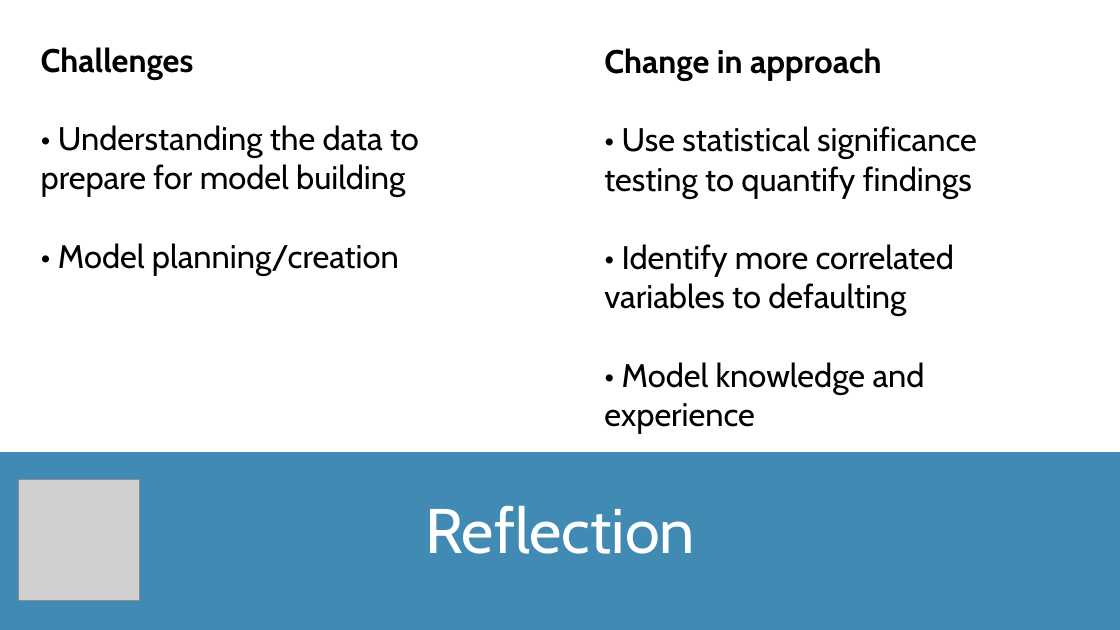
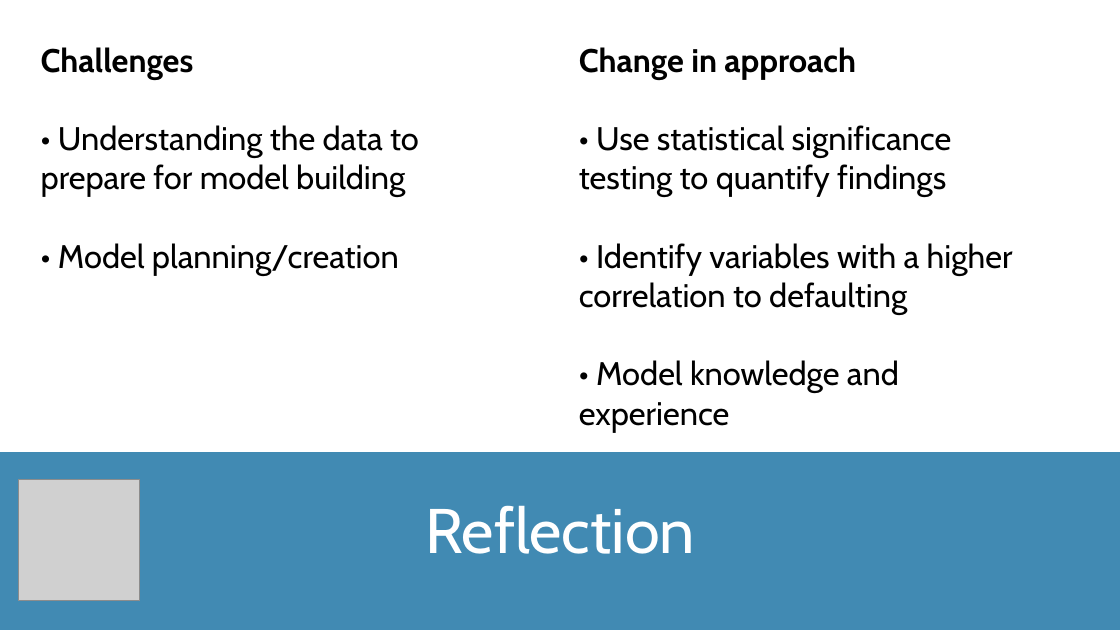
Before and after one commit to TomW49/final_proj_cc, a slide deck: slide 13 of documentation/loan_defaults_presentation.pptx. Drawn at 1120x630 pixels with LibreOffice and Linux fonts; fonts in the diff are those of the drawing; grey boxes stand for pictures. Boxes give left, top, right and bottom in pixels: in the first picture for what was removed or moved away, otherwise in the second. Text is boxed around its words. In the diff, an @@ line names an element or a change of style, - is before the commit and + after.

```diff
--- a/documentation/loan_defaults_presentation.pptx
+++ b/documentation/loan_defaults_presentation.pptx
@@ text "Change in approach": place and size @@
-text "Change in approach" at bbox=[604, 48, 977, 434]
+text "Change in approach" at bbox=[579, 47, 1013, 433]
@@ text at bbox=[579, 243, 1013, 315]: text changed @@
-• Identify more correlated variables to defaulting
+• Identify variables with a higher correlation to defaulting
```
Also in this commit, not shown: 5 other slides changed.
